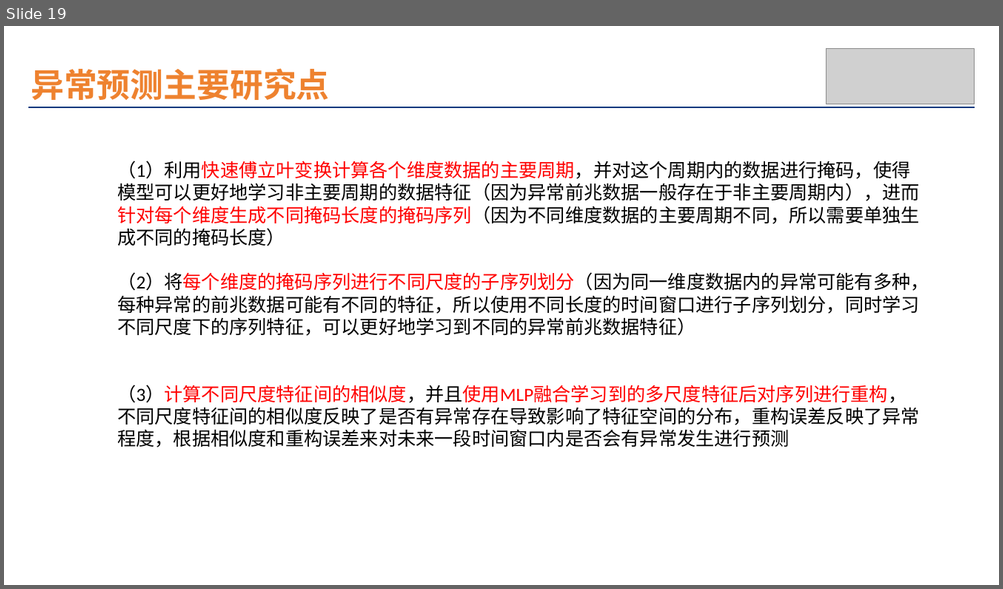
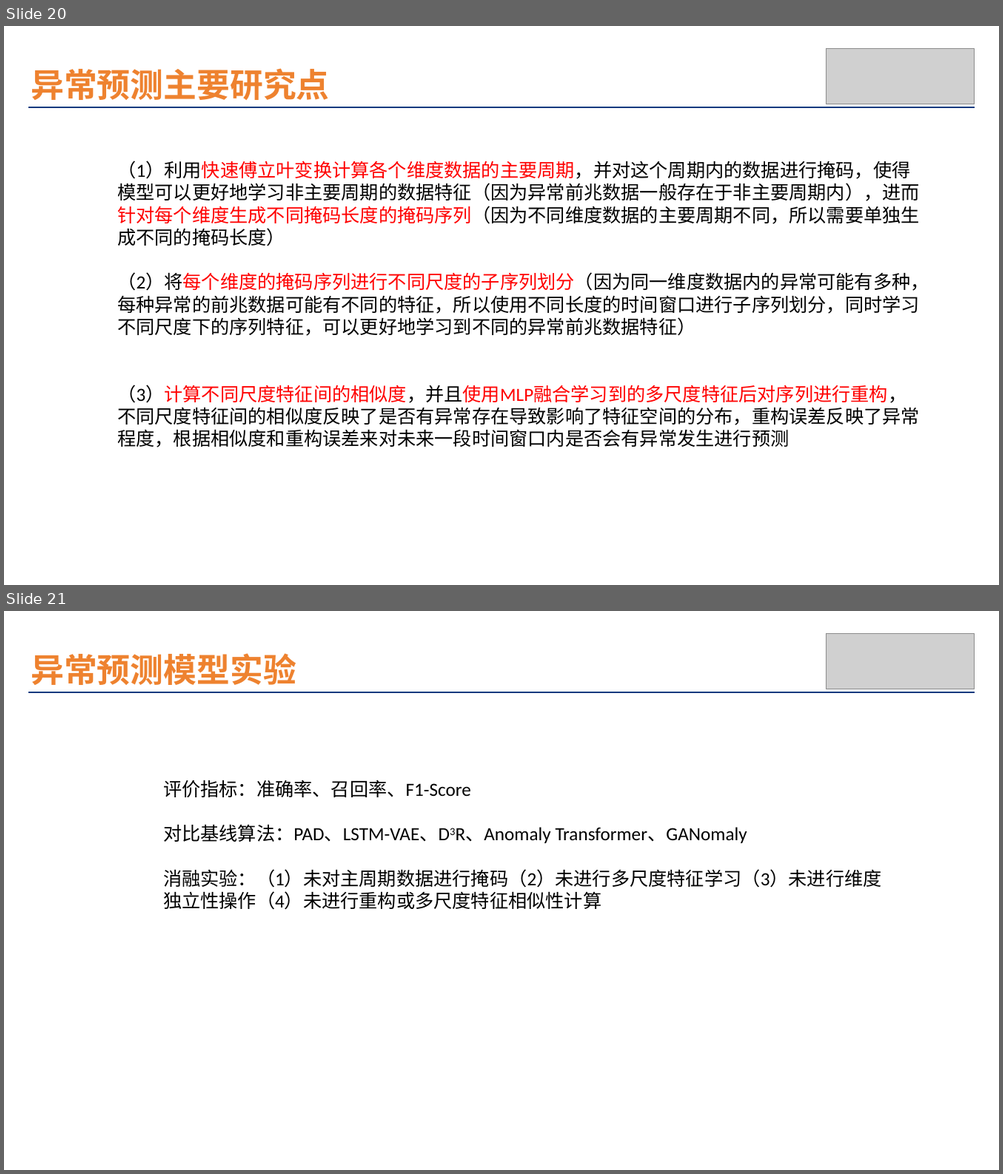
Before and after one commit to wuchenhu98/lunwen, a slide deck: 论文插图.pptx. Shown one above the other, each under a label of ours: slide 19 before the commit, slides 20 and 21 after it. The pictures are 1003x589 and 1003x1174 pixels, drawn with LibreOffice and Linux fonts; fonts in the diff are those of the drawing; grey boxes stand for pictures. Boxes give left, top, right and bottom in pixels: in the first picture for what was removed or moved away, otherwise in the second. Text is boxed around its words. In the diff, an @@ line names an element or a change of style, - is before the commit and + after.

```diff
--- a/论文插图.pptx
+++ b/论文插图.pptx
@@ slide 21 added at (x1=4, y1=611, x2=999, y2=1170), background #FFFFFF @@
@@ text added at (x1=31, y1=653, x2=296, y2=685), 32 pt, text #EE822F, bold @@
+异常预测模型实验
@@ picture added at (x1=826, y1=633, x2=974, y2=689) @@
@@ line added from (28, 692) to (974, 692), #09397E 1 pt @@
@@ text added at (x1=163, y1=780, x2=882, y2=910), 18 pt, text #000000 @@
+评价指标：准确率、召回率、F1-Score
+对比基线算法：PAD、LSTM-VAE、D3R、Anomaly Transformer、GANomaly
+消融实验：（1）未对主周期数据进行掩码（2）未进行多尺度特征学习（3）未进行维度独立性操作（4）未进行重构或多尺度特征相似性计算
@@ what was slide 19 is now slide 20 @@
```
Also in this commit, not shown: 1 other slide added.
